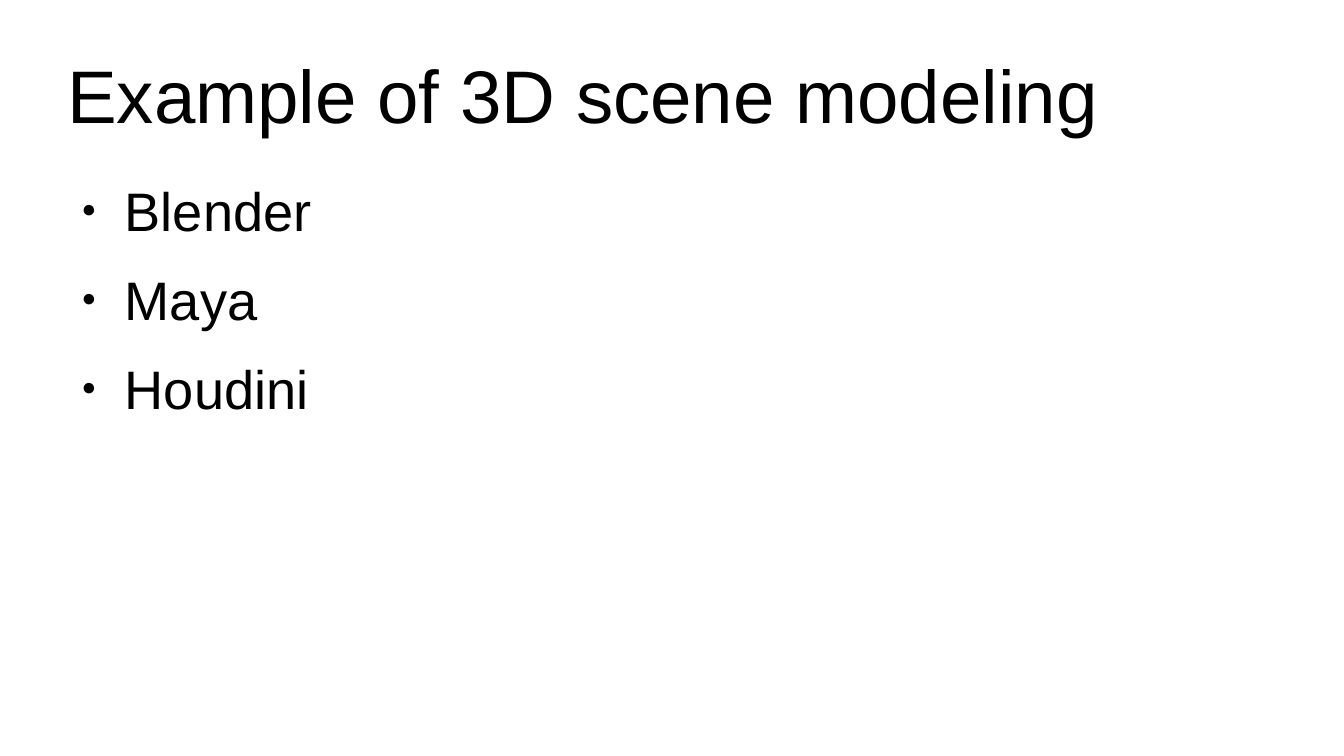
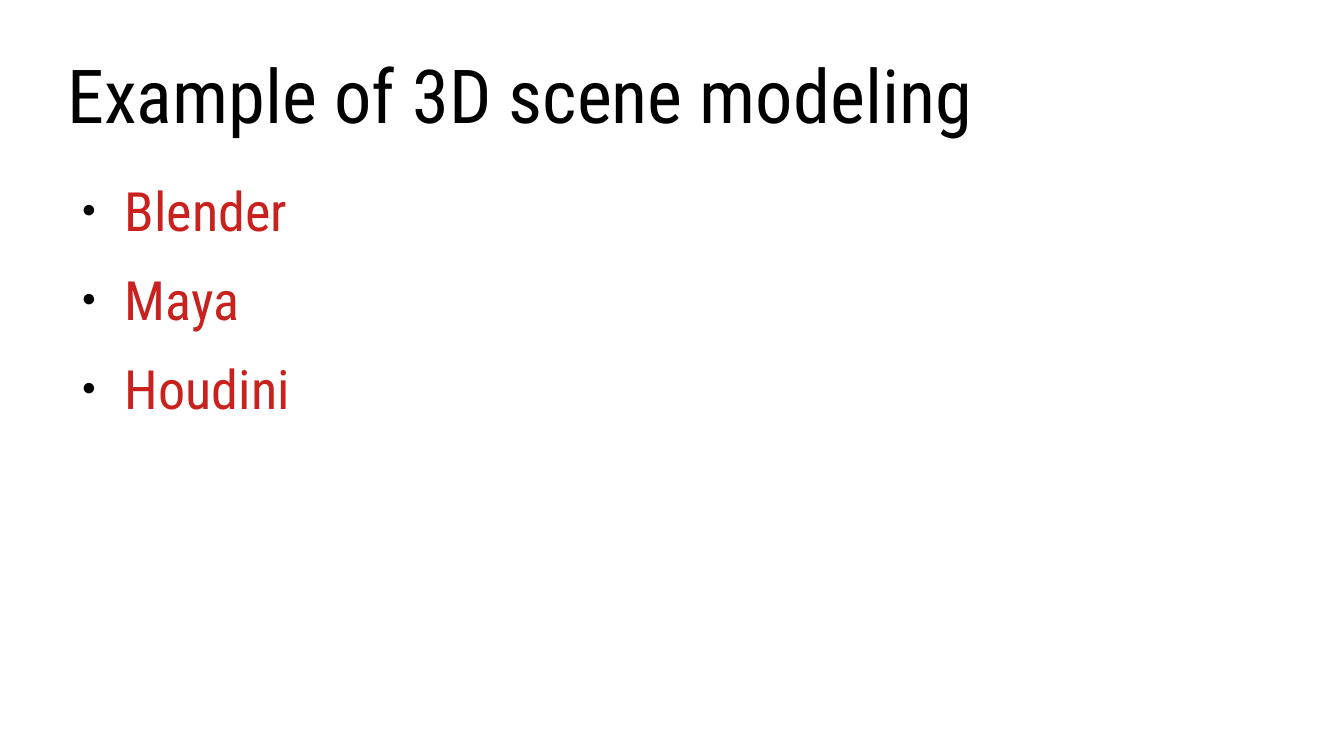
Before and after one commit to lorentzo/IntroductionToComputerGraphics, a slide deck: slide 22 of lectures/2_overview_computer_image_generation/computer_image_generation_overview.odp (slide 25 before the commit). Drawn at 1344x756 pixels with LibreOffice and Linux fonts; fonts in the diff are those of the drawing. Boxes give left, top, right and bottom in pixels: in the first picture for what was removed or moved away, otherwise in the second. Text is boxed around its words. In the diff, an @@ line names an element or a change of style, - is before the commit and + after.

Commit message:
3d scene

```diff
--- a/lectures/2_overview_computer_image_generation/computer_image_generation_overview.odp
+++ b/lectures/2_overview_computer_image_generation/computer_image_generation_overview.odp
@@ title "Example of 3D scene modeling" at (67,66,972,139): font Arial to Roboto Condensed @@
@@ text "Blender" at (125,190,290,410): font Arial to Roboto Condensed, text colour #000000 to #C9211E @@
```
Also in this commit, not shown: 4 other slides changed, 1 slide added, 4 slides removed, 7 other files.
